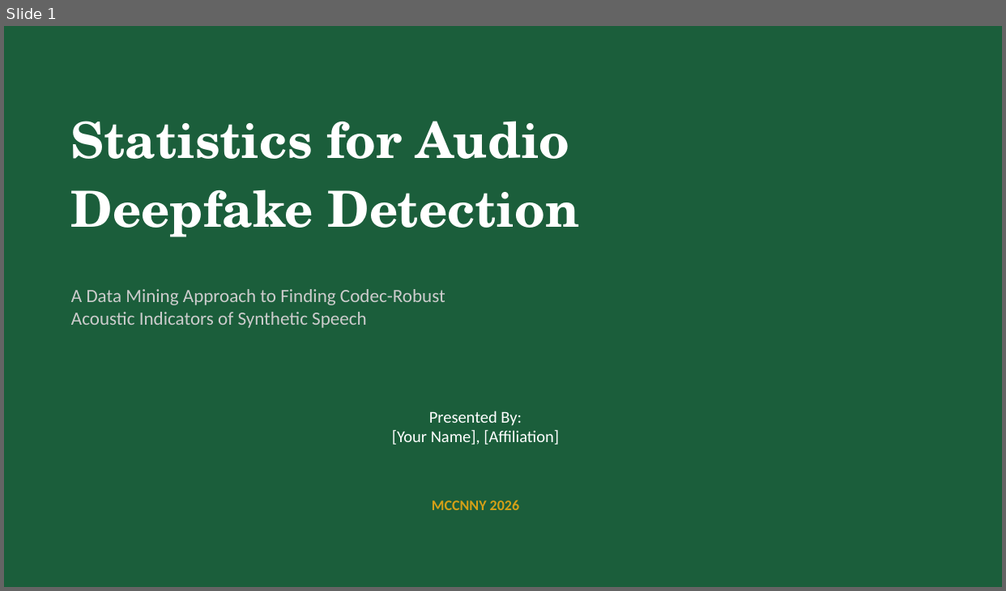
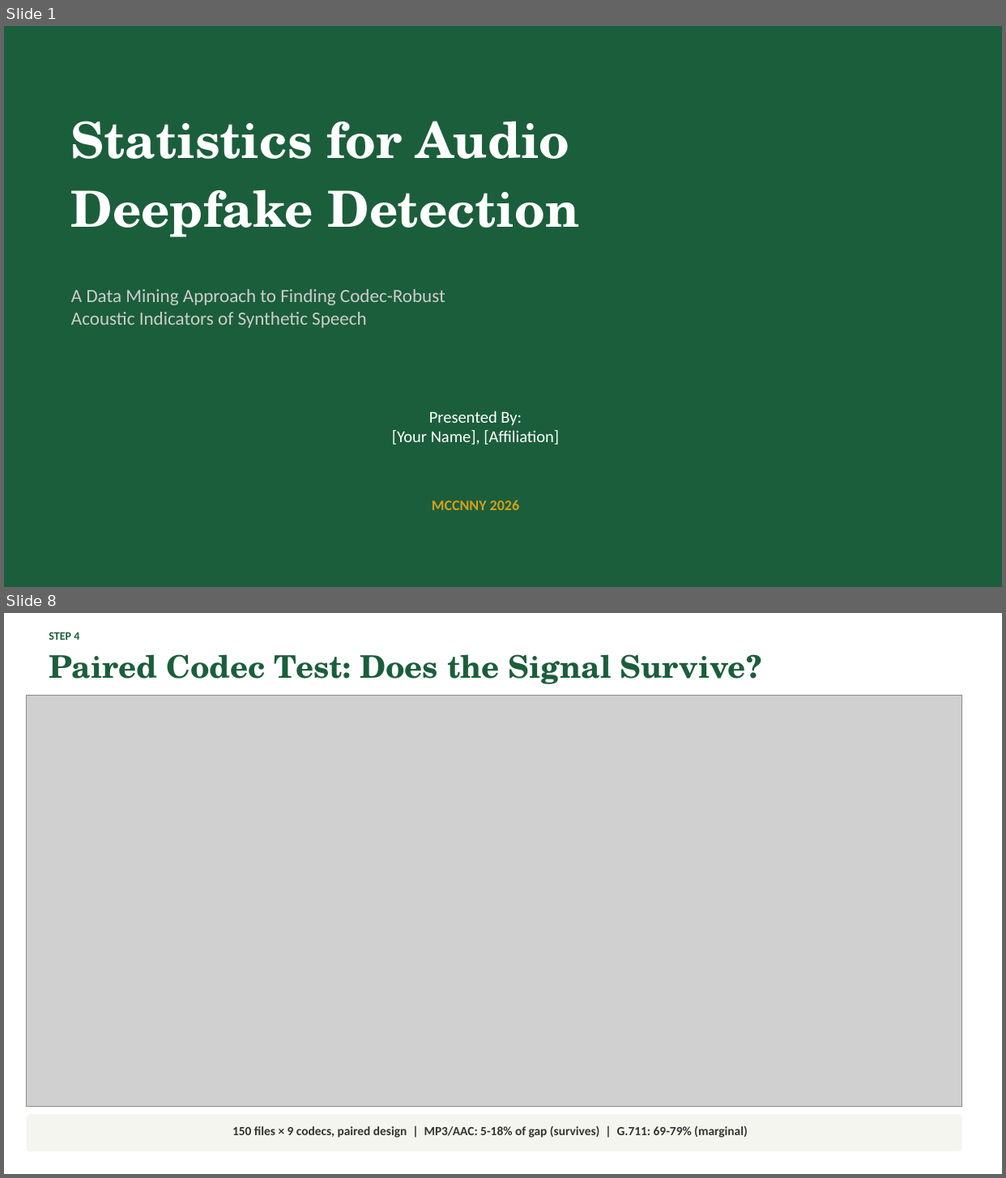
Before and after one commit to Yash-Sukhdeve/stats-audio-deepfake-detection, a slide deck: presentation/MCCNNY_2026_FINAL.pptx. Shown one above the other, each under a label of ours: slide 1 before the commit, slides 1 and 8 after it; the slides between them are not shown. The pictures are 1006x591 and 1006x1178 pixels, drawn with LibreOffice and Linux fonts; fonts in the diff are those of the drawing; grey boxes stand for pictures. Boxes give left, top, right and bottom in pixels: in the first picture for what was removed or moved away, otherwise in the second. Text is boxed around its words. In the diff, an @@ line names an element or a change of style, - is before the commit and + after.

```diff
--- a/presentation/MCCNNY_2026_FINAL.pptx
+++ b/presentation/MCCNNY_2026_FINAL.pptx
@@ slide 8 added at (4, 613, 1002, 1174), background #FFFFFF @@
@@ text added at (49, 632, 79, 640), 11 pt, text #1B5E3B, bold @@
+STEP 4
@@ text added at (49, 654, 762, 684), 30 pt, text #1B5E3B, bold @@
+Paired Codec Test: Does the Signal Survive?
@@ picture added at (27, 696, 962, 1107) @@
@@ rounded rectangle added at (27, 1114, 962, 1152), fill #F5F5F0 @@
@@ text added at (232, 1127, 748, 1138), 12 pt, text #333333, bold @@
+150 files × 9 codecs, paired design | MP3/AAC: 5-18% of gap (survives) | G.711: 69-79% (marginal)
```
Also in this commit, not shown: 7 slides changed, 3 other slides added, 1 slide removed.
